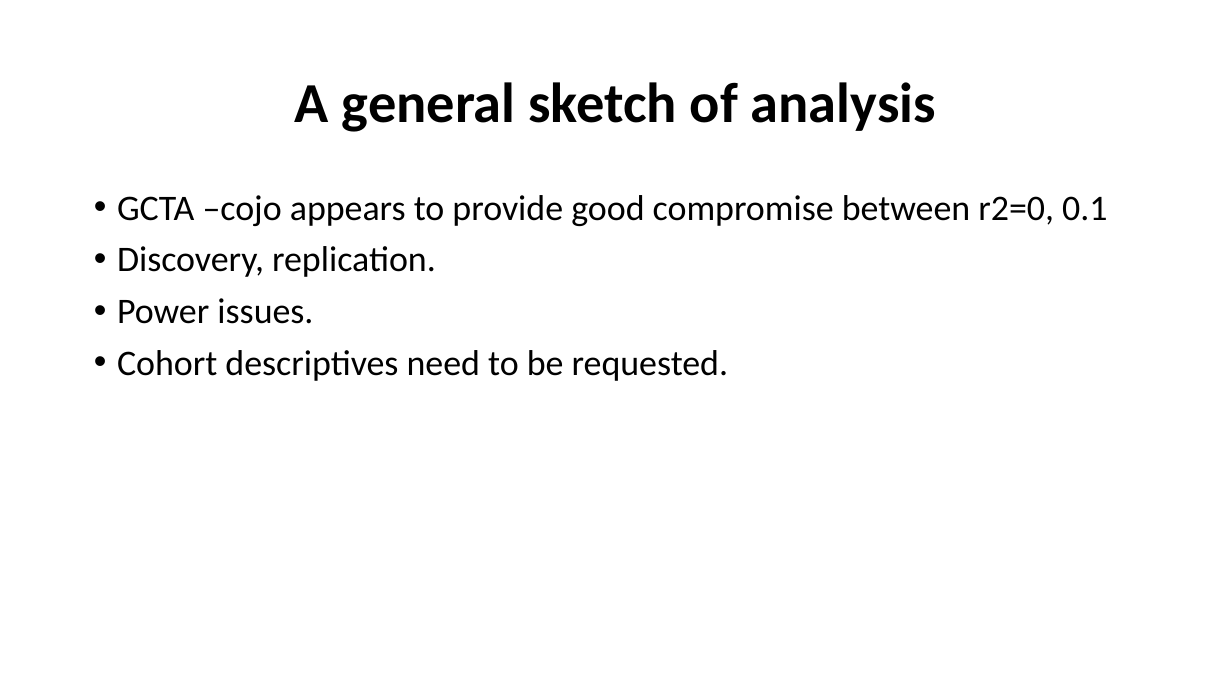
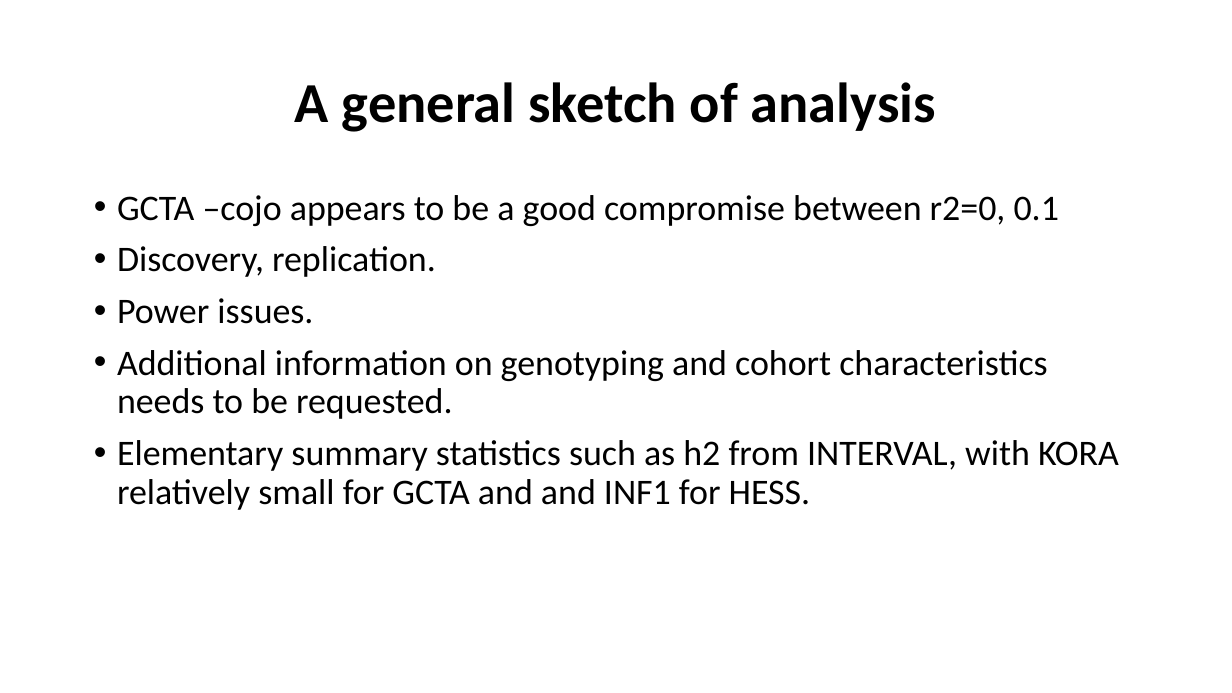
Before and after one commit to jinghuazhao/INF, a slide deck: slide 10 of doc/SCALLOP_INF1-120419.pptx. Drawn at 1232x693 pixels with LibreOffice and Linux fonts; fonts in the diff are those of the drawing. Boxes give left, top, right and bottom in pixels: in the first picture for what was removed or moved away, otherwise in the second. Text is boxed around its words. In the diff, an @@ line names an element or a change of style, - is before the commit and + after.

```diff
--- a/doc/SCALLOP_INF1-120419.pptx
+++ b/doc/SCALLOP_INF1-120419.pptx
@@ text at [117, 195, 1059, 226]: text changed @@
-• GCTA –cojo appears to provide good compromise between r2=0, 0.1
+• GCTA –cojo appears to be a good compromise between r2=0, 0.1
@@ text at [117, 350, 1119, 510]: text changed @@
-• Cohort descriptives need to be requested.
+• Additional information on genotyping and cohort characteristics needs to be requested.
+• Elementary summary statistics such as h2 from INTERVAL, with KORA relatively small for GCTA and and INF1 for HESS.
```
Also in this commit, not shown: 9 other slides changed.
